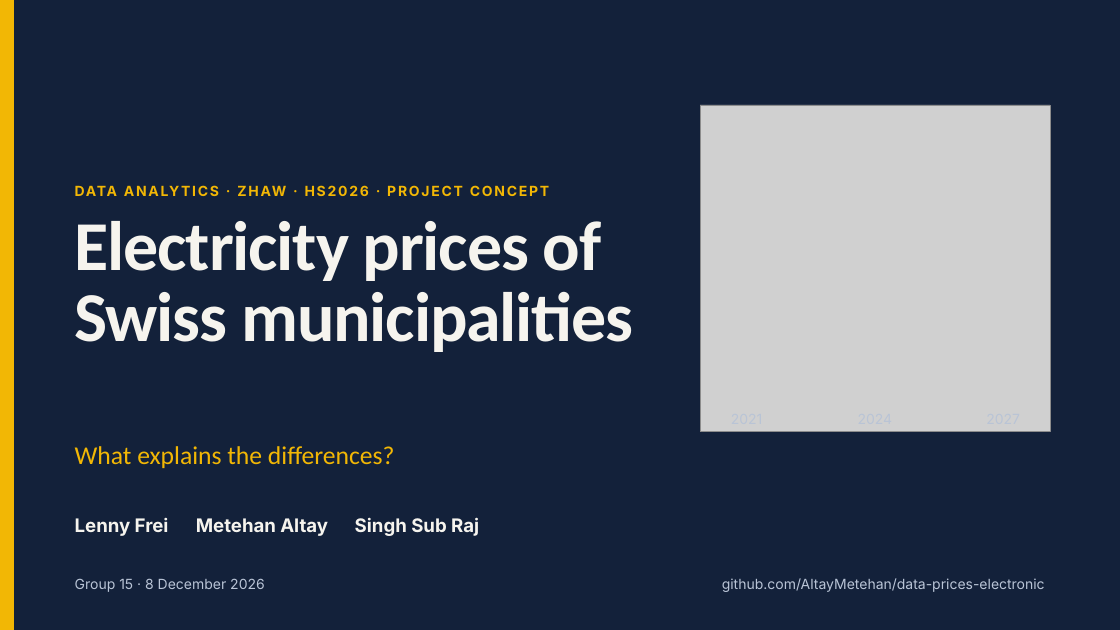
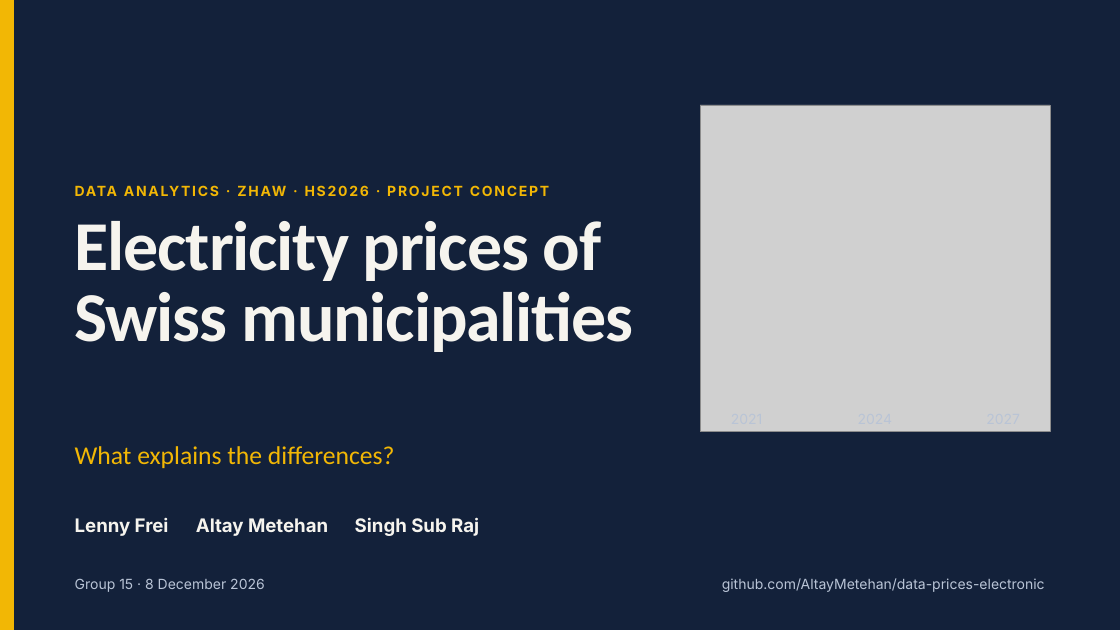
Before and after one commit to AltayMetehan/data-prices-electronic, a slide deck: slide 1 of präsentation_konzept/Electricity prices of Swiss municipalities.pptx. Drawn at 1120x630 pixels with LibreOffice and Linux fonts; fonts in the diff are those of the drawing; grey boxes stand for pictures. Boxes give left, top, right and bottom in pixels: in the first picture for what was removed or moved away, otherwise in the second. Text is boxed around its words. In the diff, an @@ line names an element or a change of style, - is before the commit and + after.

```diff
--- a/präsentation_konzept/Electricity prices of Swiss municipalities.pptx
+++ b/präsentation_konzept/Electricity prices of Swiss municipalities.pptx
@@ text at [196, 518, 328, 536]: text changed @@
-Metehan Altay
+Altay Metehan
```
Also in this commit, not shown: 1 other slide changed, 5 other files.
